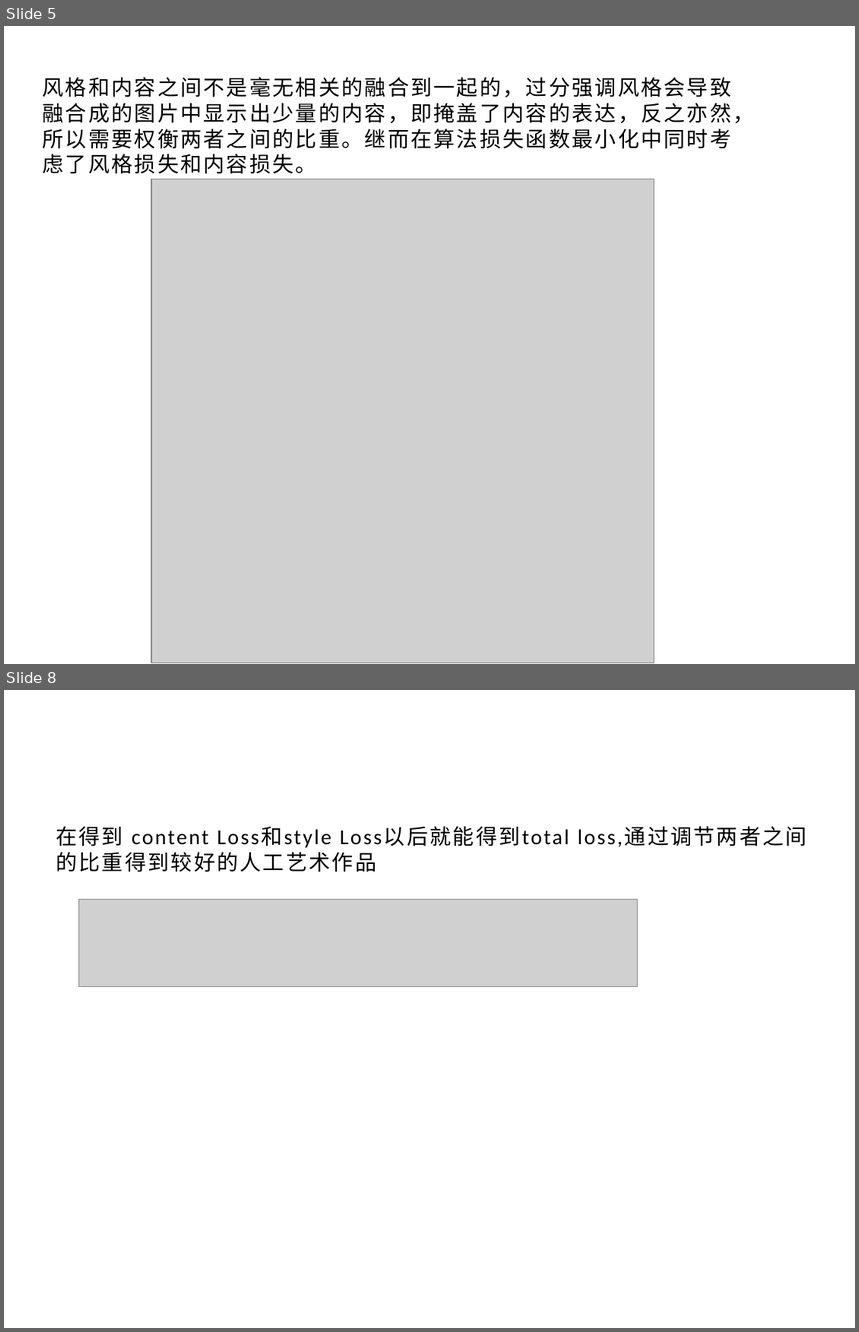
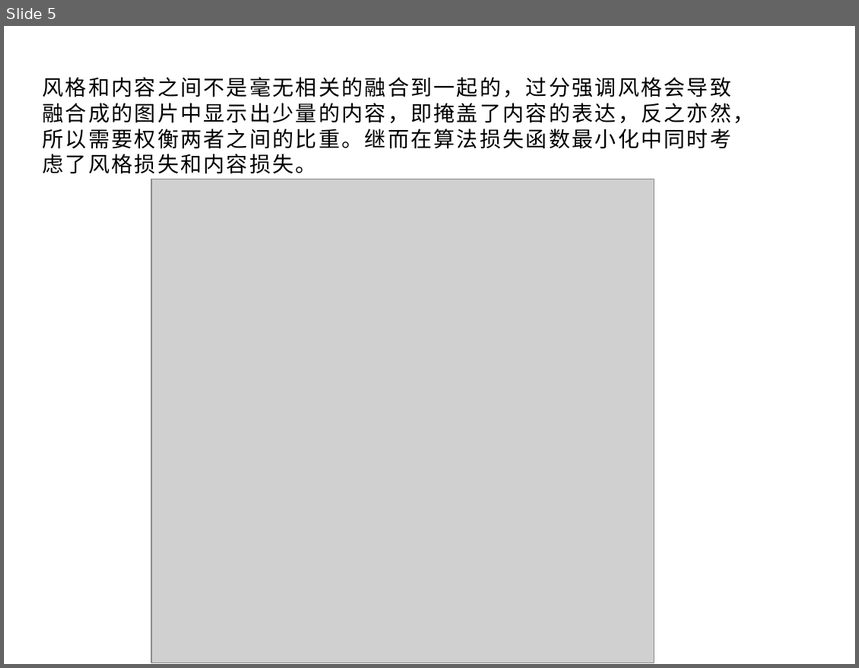
Before and after one commit to xionglong58/github, a slide deck: demo.pptx. Shown one above the other, each under a label of ours: slides 5 and 8 before the commit, slide 5 after it; the slides between them are not shown. The pictures are 859x1332 and 859x668 pixels, drawn with LibreOffice and Linux fonts; fonts in the diff are those of the drawing; grey boxes stand for pictures. Boxes give left, top, right and bottom in pixels: in the first picture for what was removed or moved away, otherwise in the second. Text is boxed around its words. In the diff, an @@ line names an element or a change of style, - is before the commit and + after.

```diff
--- a/demo.pptx
+++ b/demo.pptx
@@ slide 8 removed at (4, 690, 855, 1328), background #FFFFFF @@
@@ text removed at (56, 826, 807, 872) @@
-在得到 content Loss和style Loss以后就能得到total loss,通过调节两者之间
-的比重得到较好的人工艺术作品
@@ picture removed at (79, 900, 637, 986) @@
```
Also in this commit, not shown: 3 slides changed, 4 slides added.
